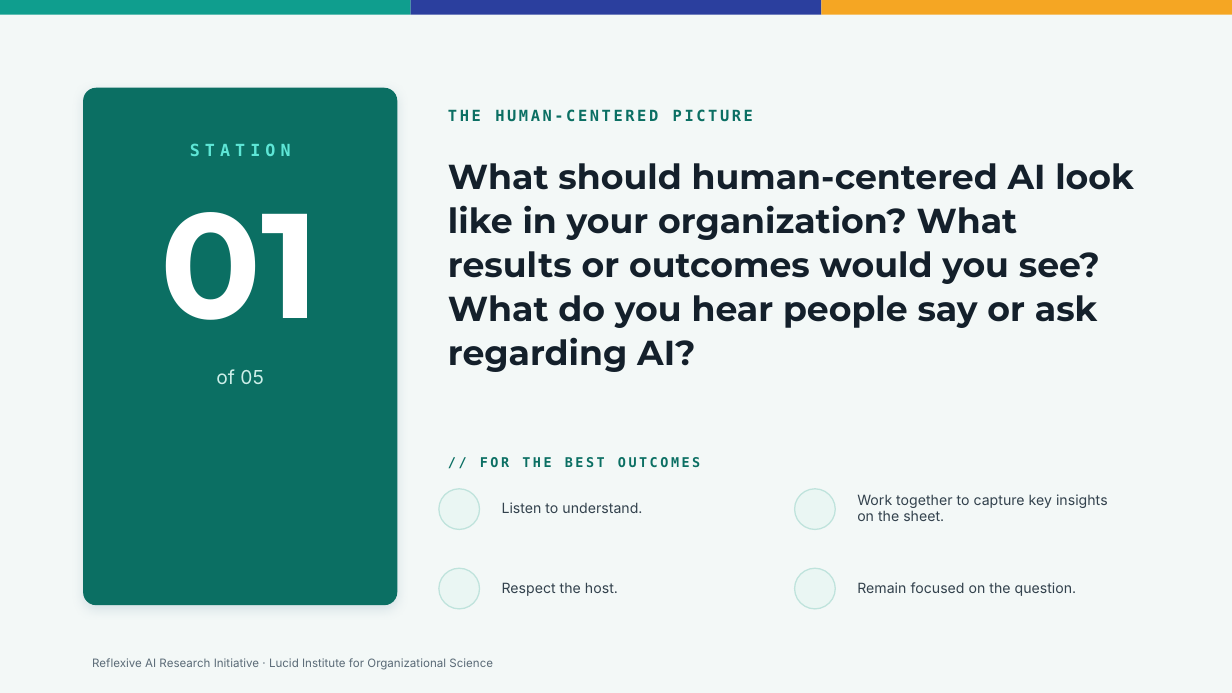
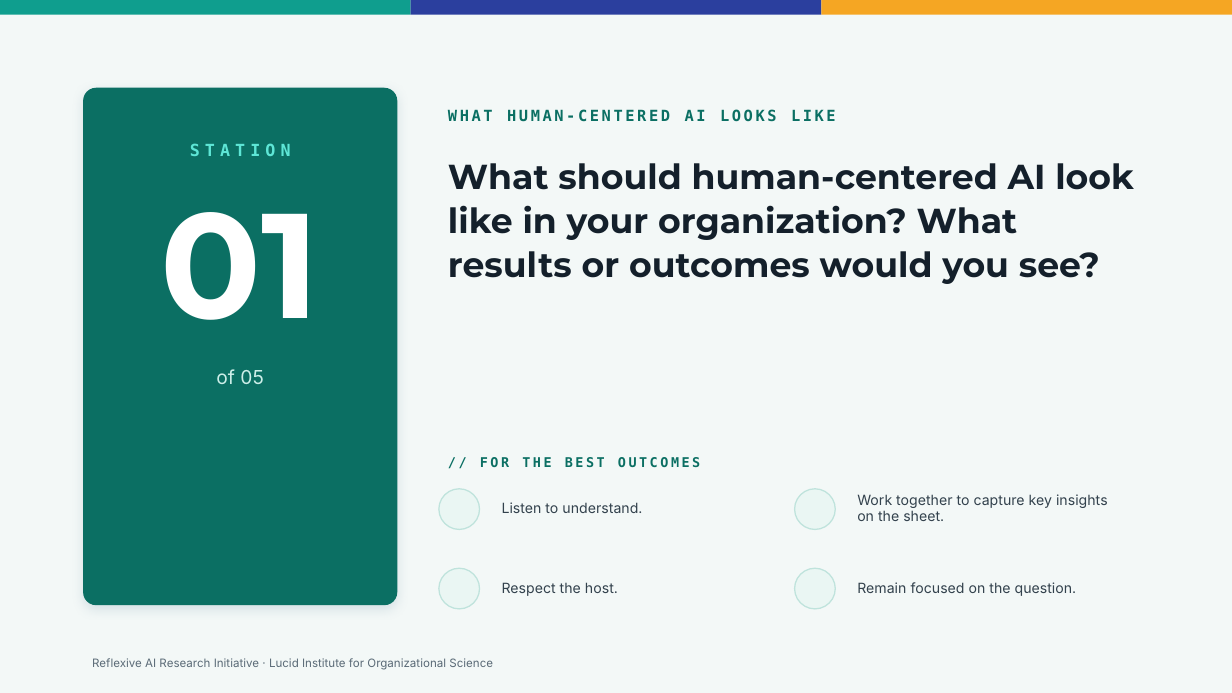
Before and after one commit to LucidInstitute/Reflexive-AI-Initiative, a slide deck: slide 2 of World Cafe Facilitation Guide/Source/Station Topics.pptx. Drawn at 1232x693 pixels with LibreOffice and Linux fonts; fonts in the diff are those of the drawing; background and template pictures are left out. Boxes give left, top, right and bottom in pixels: in the first picture for what was removed or moved away, otherwise in the second. Text is boxed around its words. In the diff, an @@ line names an element or a change of style, - is before the commit and + after.

```diff
--- a/World Cafe Facilitation Guide/Source/Station Topics.pptx
+++ b/World Cafe Facilitation Guide/Source/Station Topics.pptx
@@ text at (448, 109, 836, 122): text changed @@
-THE HUMAN-CENTERED PICTURE
+WHAT HUMAN-CENTERED AI LOOKS LIKE
@@ text at (448, 163, 1134, 284): text changed @@
-What should human-centered AI look like in your organization? What results or outcomes would you see? What do you hear people say or ask regarding AI?
+What should human-centered AI look like in your organization? What results or outcomes would you see?
```
Also in this commit, not shown: 4 other slides changed, 2 other files.
